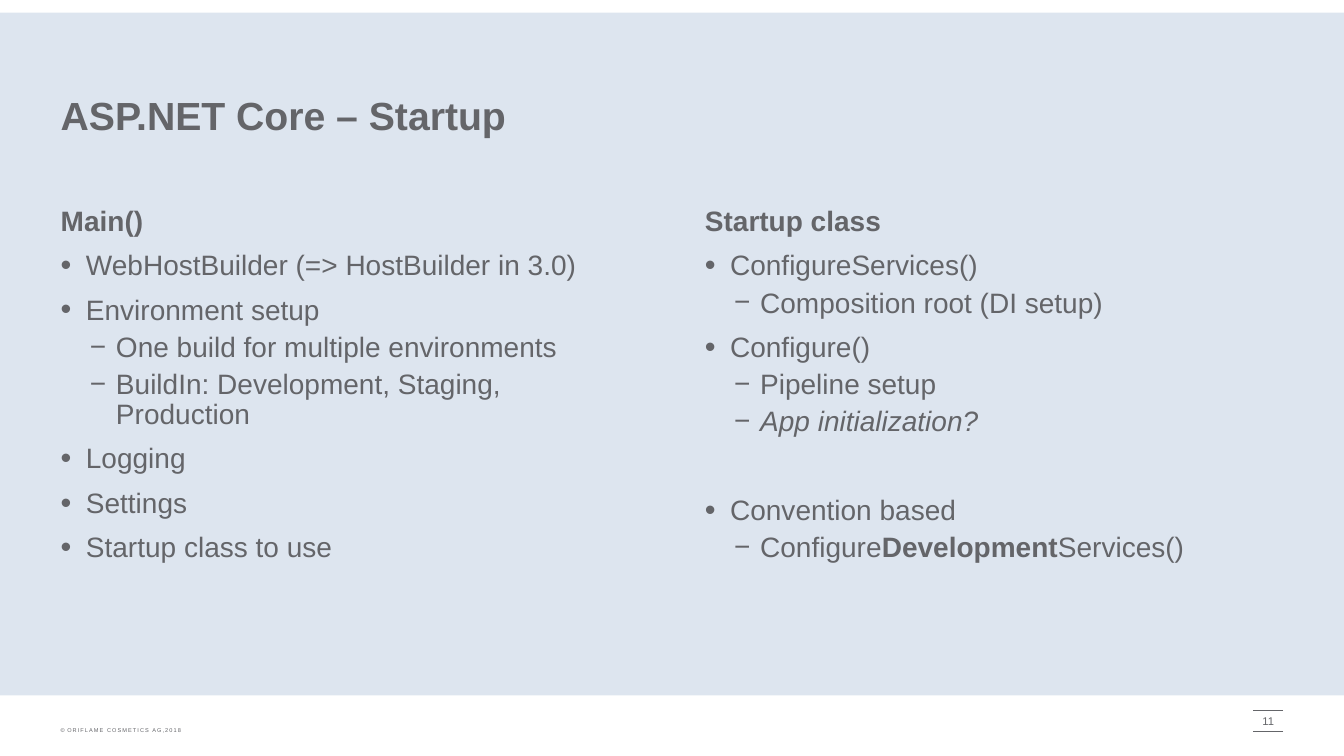
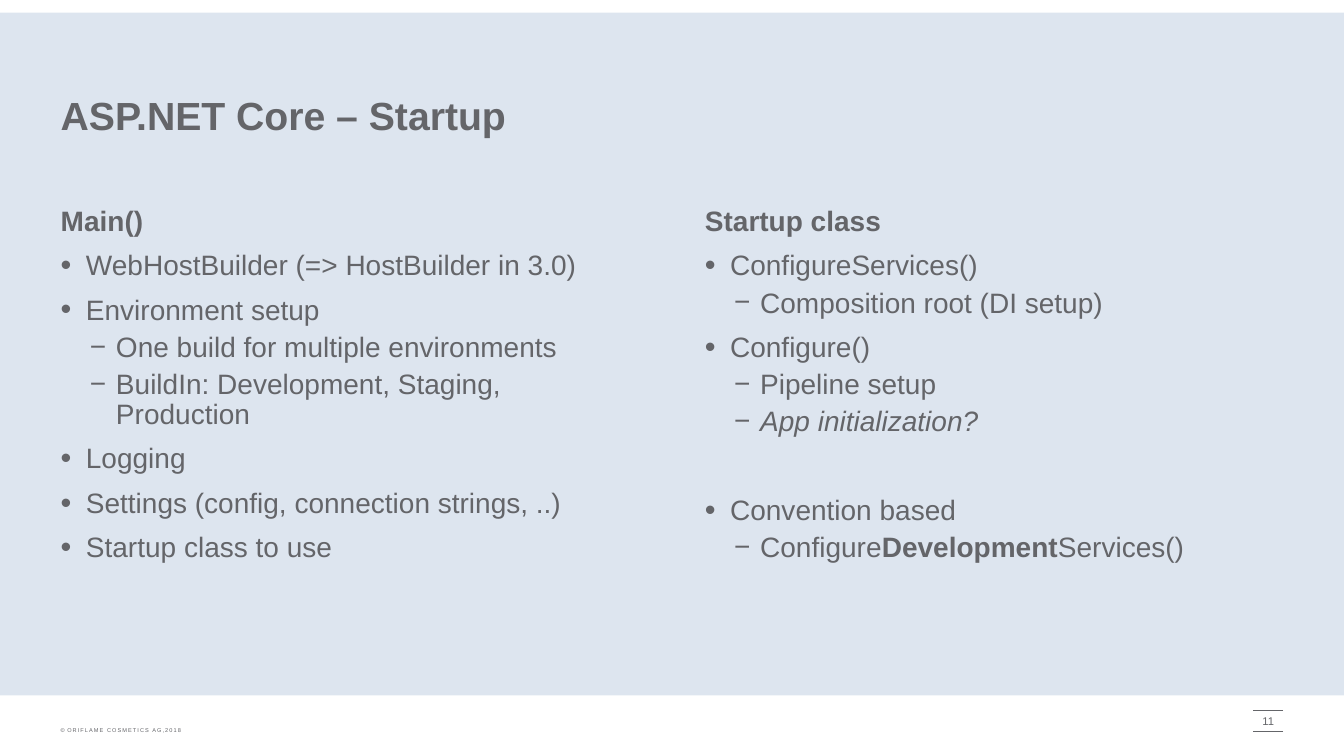
Before and after one commit to onpaj/coreintro, a slide deck: slide 11 of docs/CoreIntro.pptx. Drawn at 1344x756 pixels with LibreOffice and Linux fonts; fonts in the diff are those of the drawing; background and template pictures are left out. Boxes give left, top, right and bottom in pixels: in the first picture for what was removed or moved away, otherwise in the second. Text is boxed around its words. In the diff, an @@ line names an element or a change of style, - is before the commit and + after.

Commit message:
Settings update

```diff
--- a/docs/CoreIntro.pptx
+++ b/docs/CoreIntro.pptx
@@ text at bbox=[86, 492, 528, 518]: text changed @@
-• Settings
+• Settings (config, connection strings, ..)
```
Also in this commit, not shown: 1 other slide changed, 3 other files.
